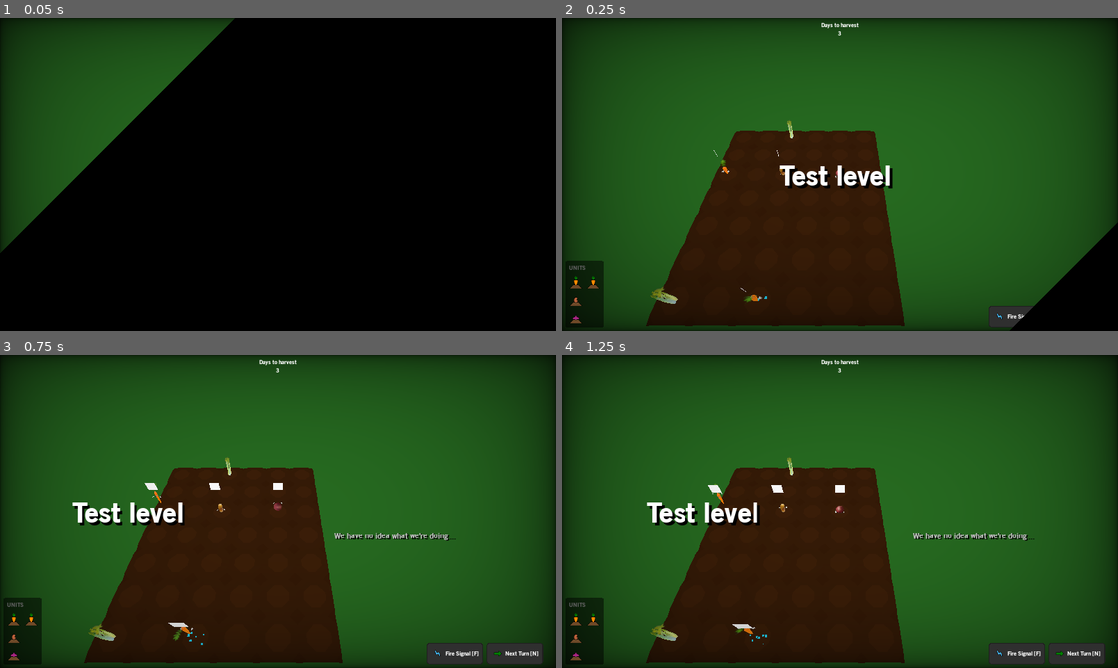
Above: before the commit, frames 1-4 (two rows, left to right).
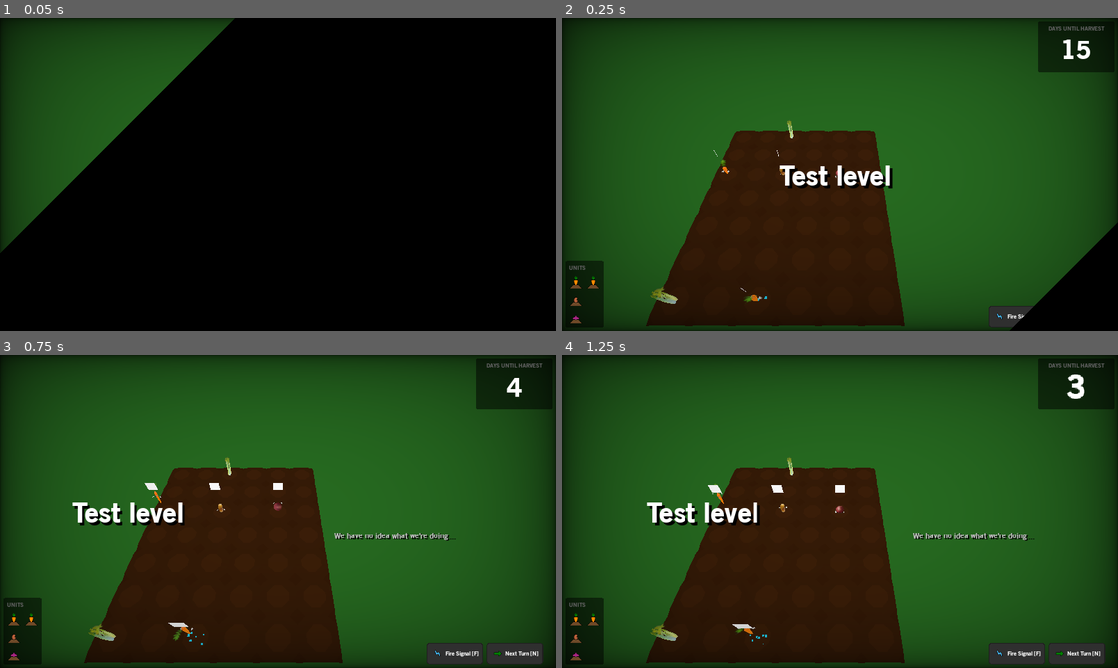
Above: after the commit, the same moments.

Repository: wingedadventurer/gwj-xii
Game: Godot game, scene res://scenes/levels/level_test.tscn
The game is run twice, just before and just after one commit, with the same random seed, the same clock (stepped at 60 frames per second) and the same inputs.
Inputs:
- Up to frame 1 (0.05 s): no input
- Up to frame 2 (0.25 s): no input
- Up to frame 3 (0.75 s): click "Next Turn [N]" at 0.5 s
- Up to frame 4 (1.25 s): no input

Frame 1 is identical in both runs. In frame 2, 2.0% of the frame differs, in the area x 46-100%, y 1-18%; in frame 3, 2.0%; in frame 4, 2.0%.

Commit message:
Add cool days till harvest animation

Diff:
--- /dev/null
+++ b/godot-project/fonts/harvest_days.tres
@@ -0,0 +1,7 @@
+[gd_resource type="DynamicFont" load_steps=2 format=2]
+
+[ext_resource path="res://fonts/old_sans_black.ttf" type="DynamicFontData" id=1]
+
+[resource]
+size = 60
+font_data = ExtResource( 1 )
--- a/godot-project/scenes/levels/level_test.tscn
+++ b/godot-project/scenes/levels/level_test.tscn
@@ -8,7 +8,7 @@
 [ext_resource path="res://scenes/signal_start.tscn" type="PackedScene" id=6]
 [ext_resource path="res://scenes/celery.tscn" type="PackedScene" id=7]
 
-[node name="level" index="0" instance=ExtResource( 1 )]
+[node name="level" instance=ExtResource( 1 )]
 title = "Test level"
 subtitle = "We have no idea what we're doing..."
 
--- a/godot-project/scenes/ui/static_ui.tscn
+++ b/godot-project/scenes/ui/static_ui.tscn
@@ -1,11 +1,14 @@
-[gd_scene load_steps=11 format=2]
+[gd_scene load_steps=14 format=2]
 
 [ext_resource path="res://themes/main_theme.tres" type="Theme" id=1]
 [ext_resource path="res://scripts/static_ui.gd" type="Script" id=2]
 [ext_resource path="res://scenes/ui/button.tscn" type="PackedScene" id=3]
 [ext_resource path="res://textures/icons/icon_fire_signal.png" type="Texture" id=4]
 [ext_resource path="res://textures/icons/icon_next_turn.png" type="Texture" id=5]
-[ext_resource path="res://scenes/ui/unit_icons.tscn" type="PackedScene" id=6]
+[ext_resource path="res://audio/sfx/ui/next_turn.wav" type="AudioStream" id=6]
+[ext_resource path="res://scenes/ui/unit_icons.tscn" type="PackedScene" id=7]
+[ext_resource path="res://fonts/harvest_days.tres" type="DynamicFont" id=8]
+[ext_resource path="res://audio/sfx/ui/next_turn_ding.wav" type="AudioStream" id=9]
 
 [sub_resource type="InputEventAction" id=1]
 action = "shortcut_fire_signal"
@@ -32,7 +35,6 @@
 }
 
 [node name="hb" type="HBoxContainer" parent="."]
-editor/display_folded = true
 anchor_left = 1.0
 anchor_top = 1.0
 anchor_right = 1.0
@@ -52,6 +54,7 @@
 icon = ExtResource( 4 )
 
 [node name="button_next_turn" parent="hb" instance=ExtResource( 3 )]
+editor/display_folded = true
 margin_left = 151.0
 margin_right = 290.0
 margin_bottom = 50.0
@@ -60,10 +63,14 @@
 text = "Next Turn [N]"
 icon = ExtResource( 5 )
 
-[node name="unit_icons" parent="." instance=ExtResource( 6 )]
+[node name="sfx_click" parent="hb/button_next_turn" index="0"]
+stream = ExtResource( 6 )
+
+[node name="unit_icons" parent="." instance=ExtResource( 7 )]
 margin_right = 57.0
 
 [node name="win_popup" type="Control" parent="."]
+editor/display_folded = true
 visible = false
 anchor_right = 1.0
 anchor_bottom = 1.0
@@ -114,6 +121,7 @@
 text = "Play Next Level"
 
 [node name="lose_popup" type="Control" parent="."]
+editor/display_folded = true
 visible = false
 anchor_right = 1.0
 anchor_bottom = 1.0
@@ -163,19 +171,50 @@
 rect_min_size = Vector2( 150, 50 )
 text = "Retry Level"
 
-[node name="harvest_days_label" type="Label" parent="."]
-anchor_left = 0.5
-anchor_right = 0.5
-margin_left = -51.5
+[node name="harvest_day" type="PanelContainer" parent="."]
+anchor_left = 1.0
+anchor_right = 1.0
+margin_left = -184.0
 margin_top = 8.0
-margin_right = 51.5
-margin_bottom = 22.0
-text = "Days to harvest
-X"
-align = 1
+margin_right = -8.0
+margin_bottom = 125.0
+rect_min_size = Vector2( 170, 110 )
+
+[node name="vb" type="VBoxContainer" parent="harvest_day"]
+margin_left = 8.0
+margin_top = 8.0
+margin_right = 168.0
+margin_bottom = 109.0
+
+[node name="title" type="Label" parent="harvest_day/vb"]
+modulate = Color( 0.376471, 0.376471, 0.376471, 1 )
+margin_right = 160.0
+margin_bottom = 17.0
+text = "DAYS UNTIL HARVEST"
+align = 1
+
+[node name="days" type="Label" parent="harvest_day/vb"]
+margin_top = 21.0
+margin_right = 160.0
+margin_bottom = 101.0
+rect_min_size = Vector2( 160, 80 )
+rect_pivot_offset = Vector2( 80, 40 )
+custom_fonts/font = ExtResource( 8 )
+text = "5"
+align = 1
+
+[node name="harvest_days_tween" type="Tween" parent="."]
+
+[node name="harvest_days_scale_tween" type="Tween" parent="."]
+
+[node name="sfx_ding" type="AudioStreamPlayer" parent="."]
+stream = ExtResource( 9 )
 [connection signal="pressed" from="hb/button_fire_signal" to="." method="_on_button_fire_signal_pressed"]
 [connection signal="pressed" from="hb/button_next_turn" to="." method="_on_button_next_turn_pressed"]
 [connection signal="pressed" from="win_popup/vb/hb/button_menu" to="." method="_on_button_menu_pressed"]
 [connection signal="pressed" from="win_popup/vb/hb/button_next" to="." method="_on_button_next_pressed"]
 [connection signal="pressed" from="lose_popup/vb_2/hb/button_menu" to="." method="_on_button_menu_pressed"]
 [connection signal="pressed" from="lose_popup/vb_2/hb/button_retry" to="." method="_on_button_retry_pressed"]
+[connection signal="tween_completed" from="harvest_days_tween" to="." method="_on_harvest_days_tween_tween_completed"]
+
+[editable path="hb/button_next_turn"]
--- a/godot-project/scripts/level.gd
+++ b/godot-project/scripts/level.gd
@@ -80,6 +80,3 @@
 		return
 
 	set_days_to_harvest(days_to_harvest - 1)
-
-	if days_to_harvest == 0:
-		static_ui.set_last_day()
--- a/godot-project/scripts/static_ui.gd
+++ b/godot-project/scripts/static_ui.gd
@@ -2,9 +2,21 @@
 
 signal next_turn(me)
 
+onready var harvest_days = $harvest_day/vb/days
+
+var remaining_days := 5 setget set_remaining_days
+
 func _ready() -> void:
 	$win_popup.hide()
 	$lose_popup.hide()
+
+func set_remaining_days(value) -> void:
+	remaining_days = ceil(value)
+
+	if remaining_days == 0:
+		harvest_days.text = "NOW"
+	else:
+		harvest_days.text = str(remaining_days)
 
 func _on_button_next_turn_pressed() -> void:
 	for unit in get_tree().get_nodes_in_group("unit"):
@@ -26,11 +38,15 @@
 func show_lose_screen() -> void:
 	$lose_popup.show()
 
-func set_last_day() -> void:
-	$hb/button_next_turn.text = "Ur dead :("
+func set_days_to_harvest(value : int) -> void:
+	var time := 1.0
+	$harvest_days_tween.interpolate_method(self, "set_remaining_days", 30.0, float(value), time, Tween.TRANS_CUBIC, Tween.EASE_OUT)
+	$harvest_days_tween.start()
 
-func set_days_to_harvest(value : int) -> void:
-	$harvest_days_label.text = "Days to harvest\n" + str(value)
+func _on_harvest_days_tween_tween_completed(object, key):
+	$harvest_days_scale_tween.interpolate_property(harvest_days, "rect_scale", Vector2.ONE * 1.3, Vector2.ONE * 1.0, 1.0, Tween.TRANS_CUBIC, Tween.EASE_IN)
+	$harvest_days_scale_tween.start()
+	$sfx_ding.play()
 
 func _on_button_menu_pressed() -> void:
 	pass
Not shown, added: godot-project/audio/sfx/ui/next_turn.wav.import
Not shown, added: godot-project/audio/sfx/ui/next_turn_ding.wav.import
Not shown, added: godot-project/audio/sfx/ui/next_turn.wav
Not shown, added: godot-project/audio/sfx/ui/next_turn_ding.wav
